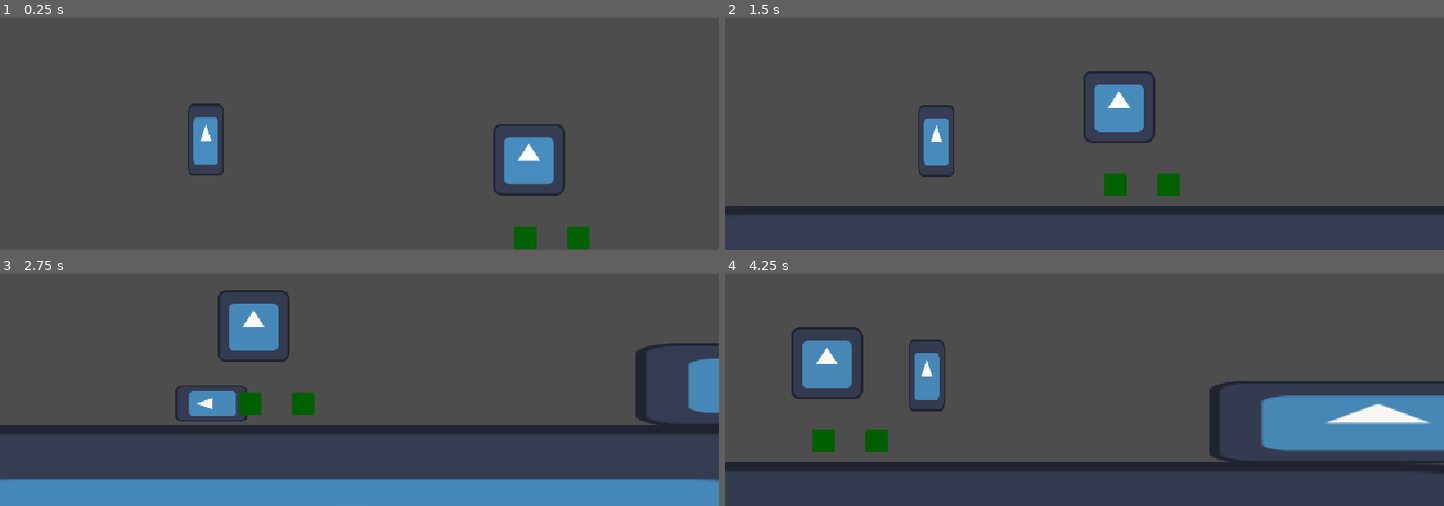
Above: before the commit, frames 1-4 (two rows, left to right).
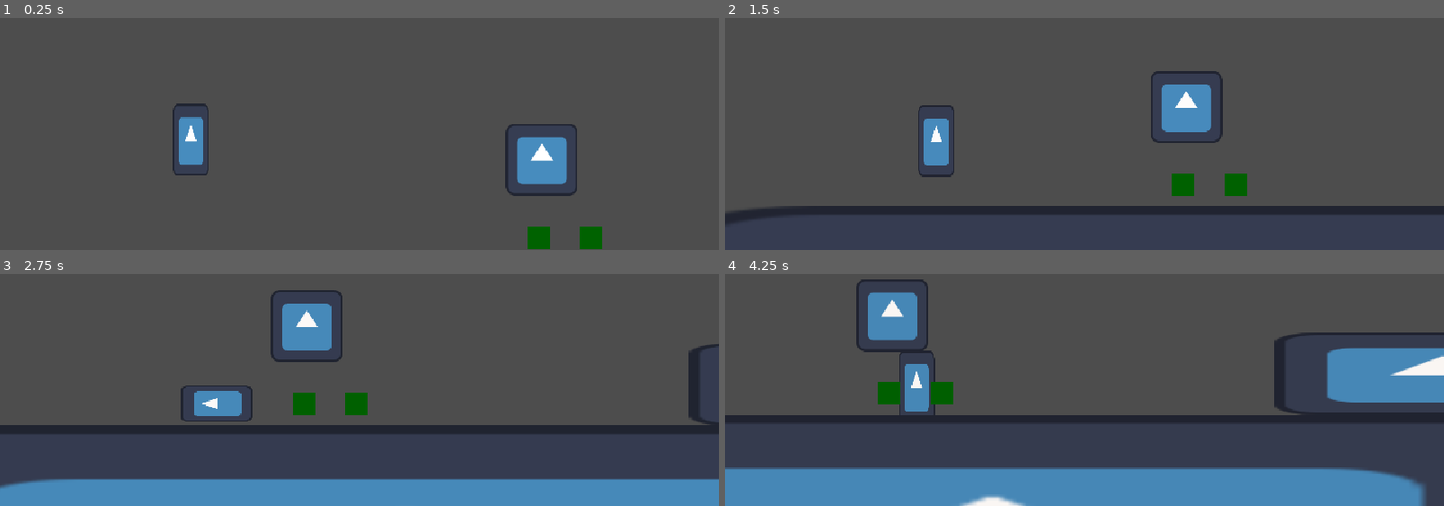
Above: after the commit, the same moments.

Repository: AlfredoCamarena/Protocolo-Ocaso
Game: Godot game, scene res://main/main.tscn
Two runs of this game, one before a commit and one after it. Both use one fixed random seed, a clock stepped at 60 frames per second and the inputs below. The engine's default icon, where the game draws it, is replaced by a stand-in: a white triangle on a blue panel in a dark square.
Inputs:
- Up to frame 1 (0.25 s): no input
- Up to frame 2 (1.5 s): tap Enter at 0.5 s; hold S (slide) 0.53-1.28 s; tap Space (jump) at 0.77 s; tap S (slide) at 1.35 s
- Up to frame 3 (2.75 s): tap Space (jump) at 1.52 s; hold S (slide) from 2.03 s (still down)
- Up to frame 4 (4.25 s): release S (slide) at 2.78 s; tap S (slide) at 2.85 s; tap Space (jump) at 3.02, 3.77 s; hold S (slide) from 3.53 s (still down)

The runs differ from the first frame. In frame 1, 3.1% of the frame differs, in the area x 24-84%, y 36-100%; in frame 2, 4.8%; in frame 3, 6.4%; in frame 4, 38%, in the area x 0-100%, y 2-100%.

Commit message:
Maneja distinat velocidadades para ciertos estados

Diff:
--- a/player/player.gd
+++ b/player/player.gd
@@ -1,7 +1,7 @@
 class_name Player
 extends CharacterBody2D
 
-@export var speed := 200.0
+@export var default_speed := 200.0
 @export var gravity := 980.0
 @export var jump_force := -400.0
 @export var climb_speed := -400.0
@@ -10,20 +10,27 @@
 @onready var ray_cast_wall_low: RayCast2D = $RayCastWallLow
 @onready var health_cmp: HealthCMP = $HealthCMP
 
+var running_speed: float
+var sliding_speed: float
+
 enum State { RUNNING, FALLING ,JUMPING, SLIDING, CLIMBING }
-
-func _ready() -> void:
-	_connect_signals()
-	velocity = speed * Vector2.RIGHT
-
 
 func _connect_signals() -> void:
 	EventBus.player_got_hurt.connect(func(damage: int):
 		health_cmp.decrease_health(damage)
 		match health_cmp.lives:
-			2: speed = 150.0
-			1: speed = 100.0
-	)
+			2: running_speed = default_speed - 50
+			3: running_speed = default_speed - 100
+		)
+
+
+func _set_speeds() -> void:
+	running_speed = default_speed
+	sliding_speed = running_speed + 50
+
+
+func _ready() -> void:
+	_set_speeds()
 
 
 func _physics_process(_delta: float) -> void:
--- a/player/player.tscn
+++ b/player/player.tscn
@@ -21,6 +21,7 @@
 [node name="Player" type="CharacterBody2D"]
 collision_layer = 2
 script = ExtResource("1_g1dw6")
+climb_speed = -500.0
 
 [node name="CollisionShapeStanding" type="CollisionShape2D" parent="."]
 position = Vector2(0, -64)
--- a/player/states/player_state_run.gd
+++ b/player/states/player_state_run.gd
@@ -2,4 +2,4 @@
 extends PlayerStateBase
 
 func start():
-	player.velocity.x = player.speed
+	player.velocity.x = player.running_speed
--- a/player/states/sliding_state/sliding_state.gd
+++ b/player/states/sliding_state/sliding_state.gd
@@ -12,6 +12,7 @@
 # Manipulacion de sprite temporal hasta que tenga las animaciones
 
 func start():
+	player.velocity.x = player.sliding_speed
 	_switch_collision_disabled()
 	sprite.offset = Vector2(64,0)
 	sprite.rotate(-PI/2)
